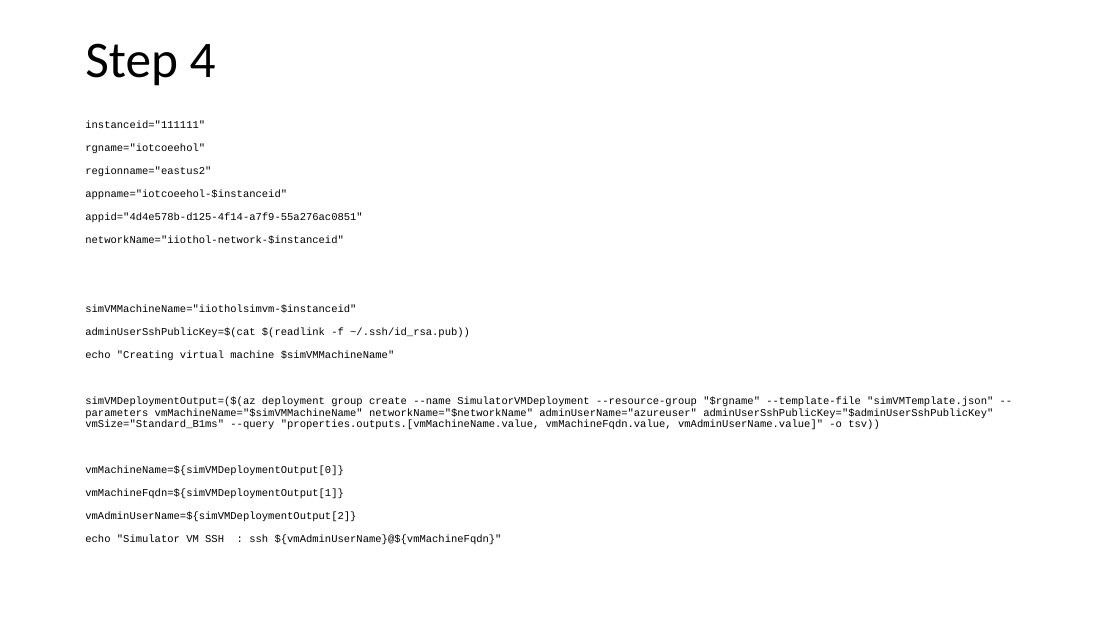
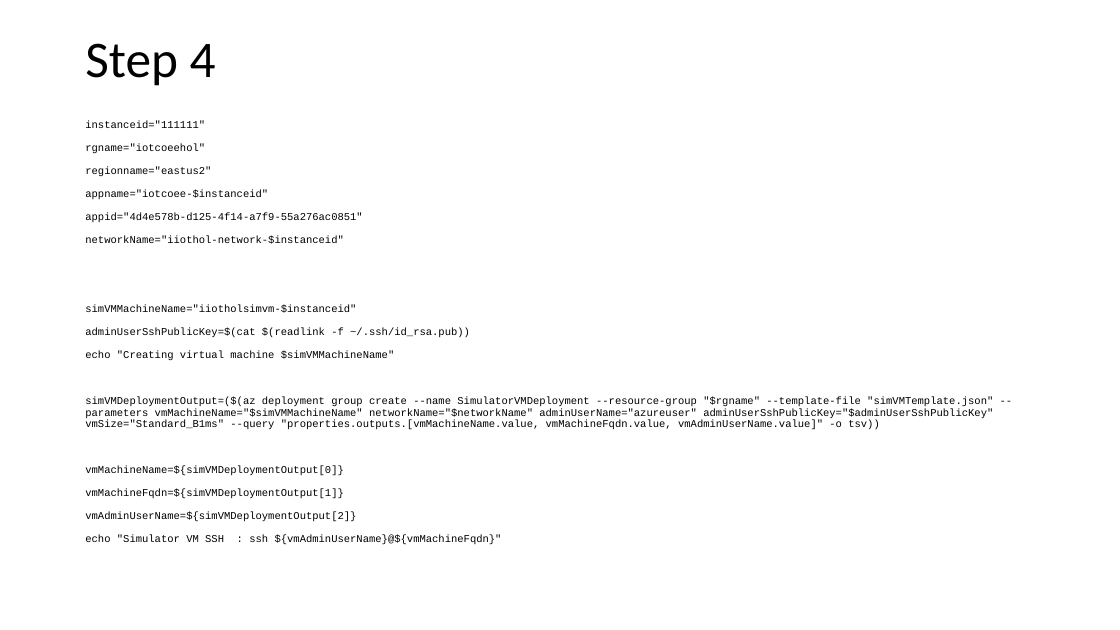
Before and after one commit to onderyildirim/iotcentral-iiot-lab, a slide deck: slide 7 of iotcentral-iiot-hol.pptx. Drawn at 1120x630 pixels with LibreOffice and Linux fonts; fonts in the diff are those of the drawing. Boxes give left, top, right and bottom in pixels: in the first picture for what was removed or moved away, otherwise in the second. Text is boxed around its words. In the diff, an @@ line names an element or a change of style, - is before the commit and + after.

```diff
--- a/iotcentral-iiot-hol.pptx
+++ b/iotcentral-iiot-hol.pptx
@@ text at <box>85,190,268,199</box>: text changed @@
-appname="iotcoeehol-$instanceid"
+appname="iotcoee-$instanceid"
```
Also in this commit, not shown: 2 other slides changed, 1 slide added, 7 other files.
